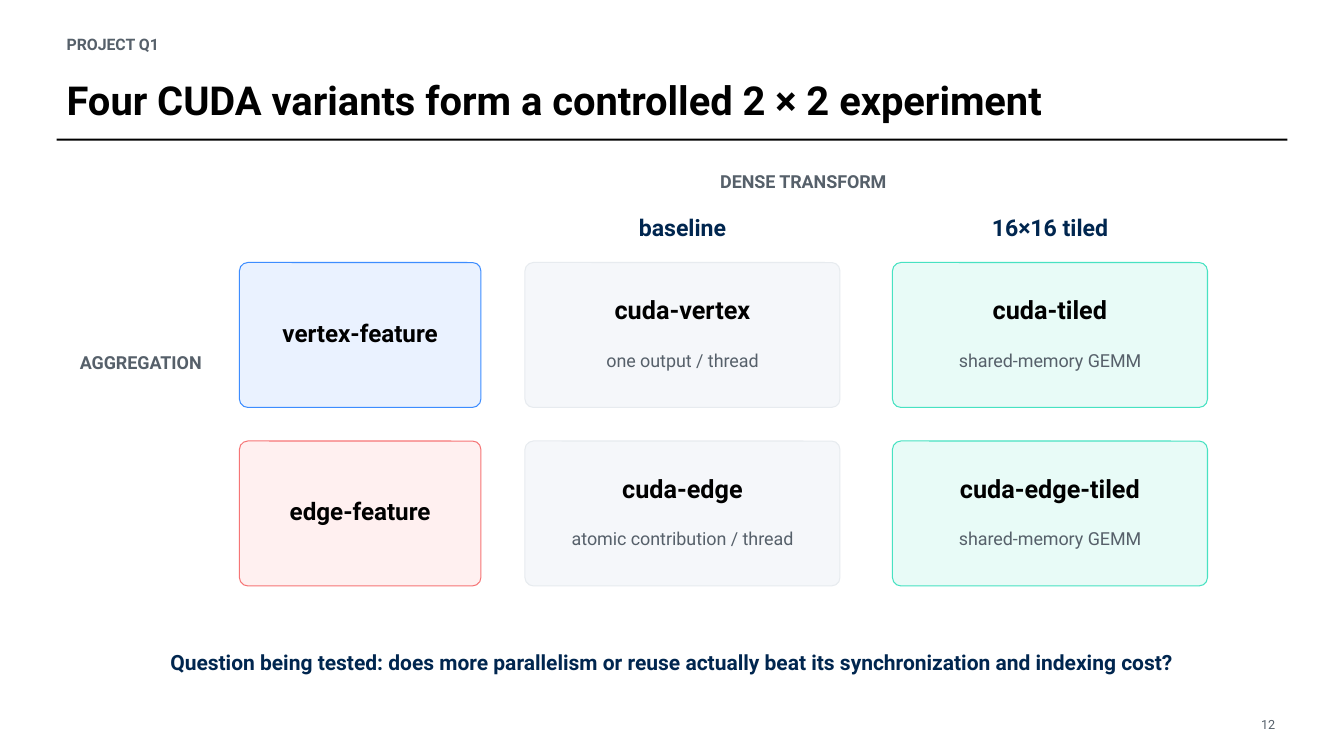
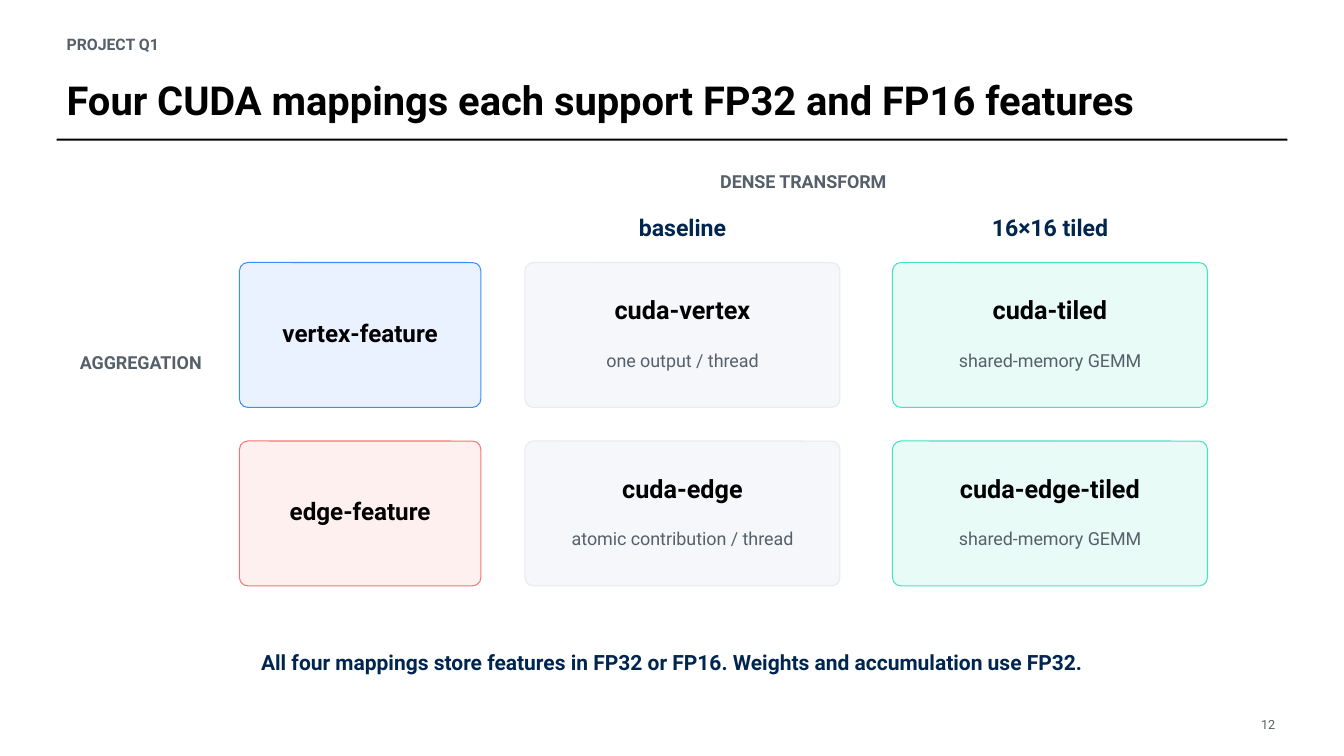
Before and after one commit to numei/gnni_on_gpus, a slide deck: slide 12 of docs/Q1-presentation-final.pptx. Drawn at 1344x756 pixels with LibreOffice and Linux fonts; fonts in the diff are those of the drawing. Boxes give left, top, right and bottom in pixels: in the first picture for what was removed or moved away, otherwise in the second. Text is boxed around its words. In the diff, an @@ line names an element or a change of style, - is before the commit and + after.

Commit message:
Add FP16 feature compression and benchmark all eight CUDA scenarios

```diff
--- a/docs/Q1-presentation-final.pptx
+++ b/docs/Q1-presentation-final.pptx
@@ text at [67, 84, 1134, 124]: text changed @@
-Four CUDA variants form a controlled 2 × 2 experiment
+Four CUDA mappings each support FP32 and FP16 features
@@ text at [261, 654, 1082, 675]: text changed @@
-Question being tested: does more parallelism or reuse actually beat its synchronization and indexing cost?
+All four mappings store features in FP32 or FP16. Weights and accumulation use FP32.
```
Also in this commit, not shown: 6 other slides changed, 1 slide added, 35 other files.
